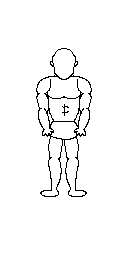
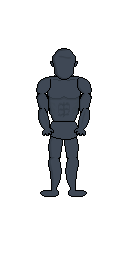
Layered file, before and after one edit (128 x 256). Changes by layer:
painted on "head" over (x1=50, y1=49, x2=78, y2=79)
painted on "right_forearm" over (x1=39, y1=108, x2=53, y2=137)
painted on "right_arm" over (x1=37, y1=78, x2=51, y2=116)
painted on "left_forearm" over (x1=75, y1=108, x2=89, y2=137)
painted on "left_arm" over (x1=77, y1=78, x2=91, y2=116)
painted on "lower_torso" over (x1=49, y1=122, x2=78, y2=139)
painted on "torso" over (x1=46, y1=73, x2=82, y2=133)
painted on "right_foot" over (x1=41, y1=190, x2=58, y2=196)
painted on "right_calf" over (x1=49, y1=157, x2=61, y2=190)
painted on "right_leg" over (x1=49, y1=126, x2=63, y2=165)
painted on "left_foot" over (x1=69, y1=190, x2=86, y2=196)
painted on "left_calf" over (x1=66, y1=157, x2=78, y2=190)
painted on "left_leg" over (x1=64, y1=126, x2=78, y2=165)
